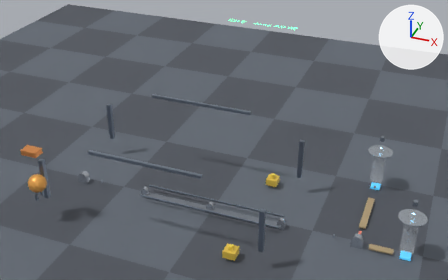
Two versions of the Blender file PickLine/twin/PickLine_Twin.blend, one commit apart.
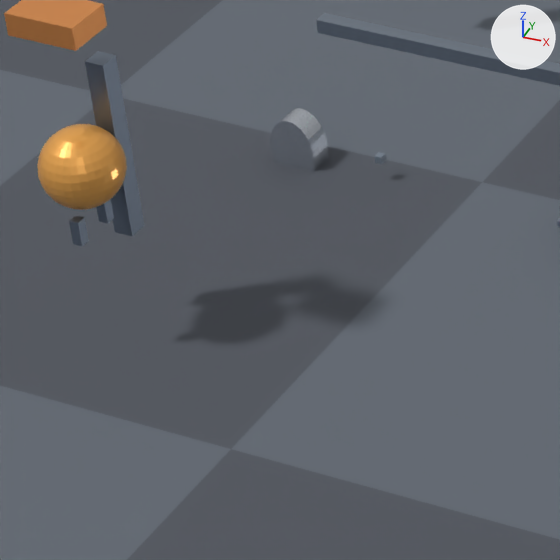
There are two pictures of each version: one from a 50 mm camera at (4.68, -5.35, 5.09) aimed at (2.31, 0.71, 1.35), one close up on the part from 4% to 31% of the width and 53% to 96% of the height. The lights are fixed; the arrows at upper right show +X, +Y and +Z. The older version's two pictures come first.

In view in the first close-up: 'Carriage', 'Floor', 'Post_0.0_0.1', 'RailY0', 'RollerL', 'ToolHead' and 3 more.
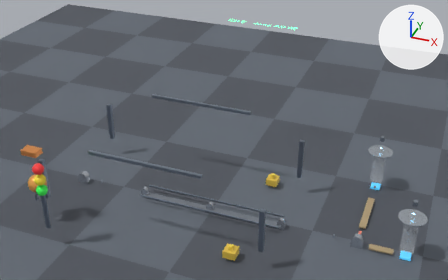
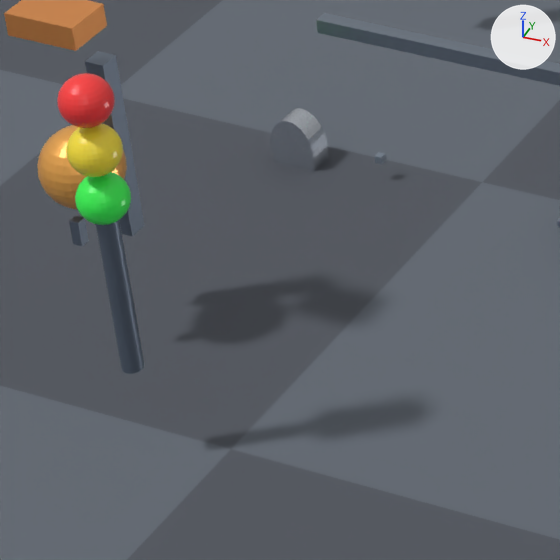
Edits to the bpy script that builds the scene:
```text
Add mat_lightred:
    mat_lightred = principled_material('LightRed')
    mat_lightred.base_color = (1.0, 0.05, 0.05)  # red #ff3f3f
    mat_lightred.roughness = 0.3
Add mat_lightyellow:
    mat_lightyellow = principled_material('LightYellow')
    mat_lightyellow.base_color = (1.0, 0.8, 0.05)  # yellow #ffe73f
    mat_lightyellow.roughness = 0.3
Add mat_lightgreen:
    mat_lightgreen = principled_material('LightGreen')
    mat_lightgreen.base_color = (0.05, 1.0, 0.1)  # green #3fff59
    mat_lightgreen.roughness = 0.3
Add me_sphere_003:
    me_sphere_003.from_pydata(...)  # a UV sphere (32 segments, 16 rings, poles along z) spanning x -0.07..0.07, y -0.07..0.07, z -0.07..0.07
    me_sphere_003.materials.append(mat_lightred)  # red #ff3f3f
Add me_sphere_002:
    me_sphere_002.from_pydata(...)  # a UV sphere (32 segments, 16 rings, poles along z) spanning x -0.07..0.07, y -0.07..0.07, z -0.07..0.07
    me_sphere_002.materials.append(mat_lightyellow)  # yellow #ffe73f
Add me_sphere_001:
    me_sphere_001.from_pydata(...)  # a UV sphere (32 segments, 16 rings, poles along z) spanning x -0.07..0.07, y -0.07..0.07, z -0.07..0.07
    me_sphere_001.materials.append(mat_lightgreen)  # green #3fff59
Add me_cylinder_011:
    me_cylinder_011.from_pydata(...)  # a 32-sided cylinder along z spanning x -1.0..1.0, y -1.0..1.0, z -0.5..0.5
    me_cylinder_011.materials.append(mat_frame)  # greyish blue #7c8695
Add ob_lightred:
    ob_lightred = bpy.data.objects.new('LightRed', me_sphere_003)
    ob_lightred.location = (0.4, -0.4, 1.15)
Add ob_lightyellow:
    ob_lightyellow = bpy.data.objects.new('LightYellow', me_sphere_002)
    ob_lightyellow.location = (0.4, -0.4, 1.0)
Add ob_lightgreen:
    ob_lightgreen = bpy.data.objects.new('LightGreen', me_sphere_001)
    ob_lightgreen.location = (0.4, -0.4, 0.85)
Add ob_lightpole:
    ob_lightpole = bpy.data.objects.new('LightPole', me_cylinder_011)
    ob_lightpole.location = (0.4, -0.4, 0.6)
    ob_lightpole.scale = (0.03, 0.03, 0.6)
```

Boxes (x1, y1, x2, y2) around the edits, measured in the close-ups (560 x 560 px):
'LightPole', added: after (96, 220, 144, 374)
'LightRed', added (red): after (57, 73, 115, 128)
'LightYellow', added (yellow): after (66, 123, 123, 177)
'LightGreen', added (green): after (75, 172, 131, 225)
